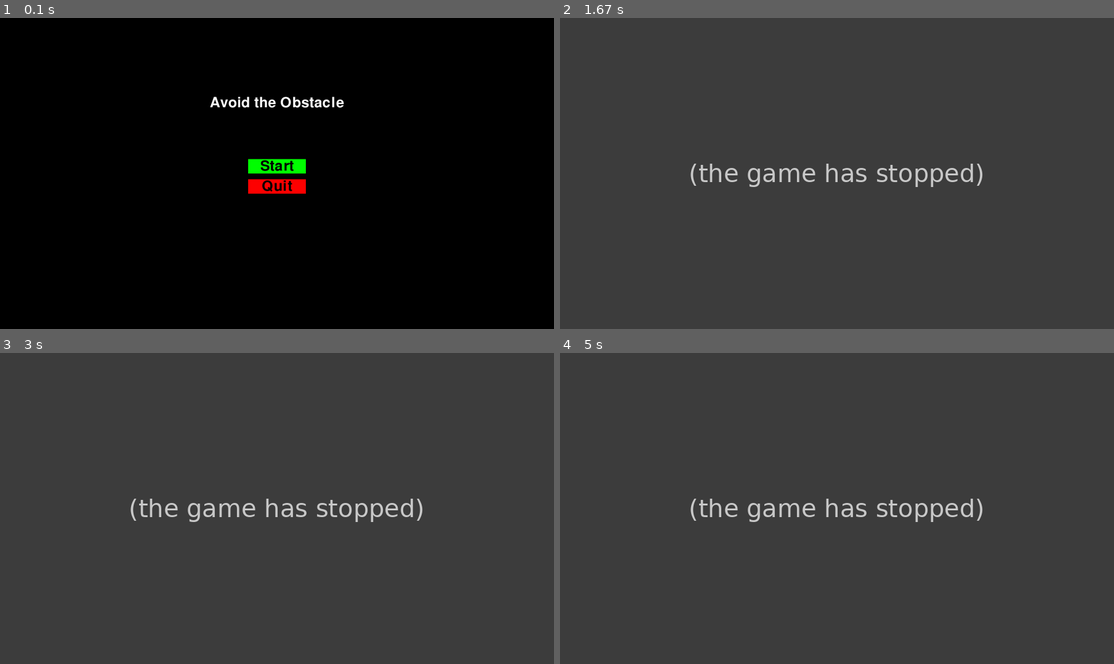
Above: before the commit, frames 1-4 (two rows, left to right).
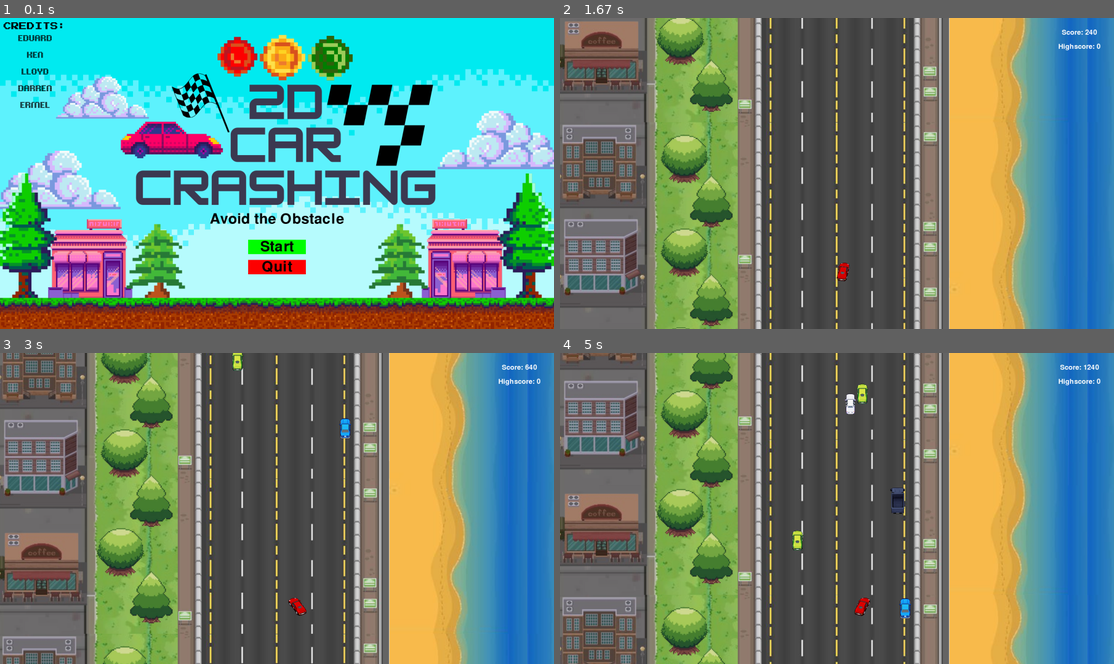
Above: after the commit, the same moments.

Repository: DarrenGuev/GameDevCars
Game: pygame game, started from Test_codes.py
Same seed, same stepped clock (60 frames per second), same inputs: the game is played once before the commit and once after it.
Inputs (mouse positions are in pixels of both pictures, inside the frame that each line leads up to):
- Up to frame 1 (0.1 s): no input
- Up to frame 2 (1.67 s): click "Start" at 0.38 s; hold Esc 0.67-1.13 s; hold Right 0.67-1.13 s; move the mouse to (814, 189) at 0.7 s; click "Restart" at 1.22 s; hold Right from 1.5 s (still down)
- Up to frame 3 (3 s): release Right at 1.97 s; hold Right 2-2.47 s; hold Left from 2.5 s (still down)
- Up to frame 4 (5 s): release Left at 3.03 s; hold Left 3.07-3.47 s; hold Right 3.5-4.13 s; hold Left 4.17-4.63 s; hold Right from 4.67 s (still down)

The runs differ from the first frame. In frame 1, 98% of the frame differs, in the area x 0-100%, y 0-100%; in frame 2, 72%; in frame 3, 72%; in frame 4, 72%.
Before the commit the program exited at 0.68 s; later frames show no game.

Commit message:
pang ilang commit na to

Diff:
--- a/Test_codes.py
+++ b/Test_codes.py
@@ -36,16 +36,24 @@
     # Check if the masks overlap (collision)
     return player_mask.overlap(enemy_mask, (offset_x, offset_y)) is not None
 
+def is_overlapping(car1, car2):
+    """Check if two cars overlap."""
+    car1_rect = car1.get_rect()
+    car2_rect = car2.get_rect()
+    return car1_rect.colliderect(car2_rect)
+
 def display_menu(win, width, height):
     """Display a start menu with Start and Quit buttons"""
     font = pygame.font.Font(None, 74)
-    title_text = font.render("Avoid the Obstacle", True, (255, 255, 255))
-    start_button = pygame.Rect(width // 2 - 100, height // 2 - 50, 200, 50)
-    quit_button = pygame.Rect(width // 2 - 100, height // 2 + 20, 200, 50)
+    title_text = font.render("Avoid the Obstacle", True, (0, 0, 0))
+    start_button = pygame.Rect(width // 2 - 100, height // 2 + 230, 200, 50)  # Adjusted y coordinate
+    quit_button = pygame.Rect(width // 2 - 100, height // 2 + 300, 200, 50)  # Adjusted y coordinate
+    background = pygame.image.load('background.png')
+
 
     while True:
-        win.fill((0, 0, 0))  # Black background
-        win.blit(title_text, (width // 2 - title_text.get_width() // 2, height // 4))
+        win.blit(background, (0,0))
+        win.blit(title_text, (width // 2 - title_text.get_width() // 2, height // 1.60))
 
         # Draw buttons
         pygame.draw.rect(win, (0, 255, 0), start_button)  # Green button for Start
@@ -72,6 +80,47 @@
                 elif quit_button.collidepoint(mouse_pos):
                     pygame.quit()
                     sys.exit()
+def game_over_menu(win, width, height):
+    # Capture the current game screen (screenshot)
+    game_screenshot = win.copy()  # Copy the current display surface
+
+    # Show the menu using the game screenshot as the background
+    running = True
+    while running:
+        win.blit(game_screenshot, (0, 0))  # Display the screenshot as the background
+
+        # Define your button sizes and positions
+        restart_button = pygame.Rect(width // 2 - 100, height // 2 - 50, 200, 70)
+        quit_button = pygame.Rect(width // 2 - 100, height // 2 + 12, 200, 65)
+
+        # Draw buttons with transparent color over the background
+        pygame.draw.rect(win, (255, 0, 0), restart_button)  # Red button for restart
+        pygame.draw.rect(win, (0, 0, 255), quit_button)     # Blue button for quit
+
+        # Add text to the buttons
+        font = pygame.font.SysFont("comicsans", 38)
+        restart_text = font.render("Restart", True, (255, 255, 255))
+        quit_text = font.render("Quit", True, (255, 255, 255))
+
+        # Draw text on buttons
+        win.blit(restart_text, (restart_button.x + 40, restart_button.y + 10))
+        win.blit(quit_text, (quit_button.x + 70, quit_button.y + 10))
+
+        # Update the display to show the buttons
+        pygame.display.update()
+
+        # Handle events
+        for event in pygame.event.get():
+            if event.type == pygame.QUIT:
+                pygame.quit()
+                quit()
+
+            if event.type == pygame.MOUSEBUTTONDOWN:
+                if restart_button.collidepoint(event.pos):
+                    return "RESTART"  # Return "restart" when the restart button is clicked
+                elif quit_button.collidepoint(event.pos):
+                    return "QUIT"  # Return "quit" when the quit button is clicked
+
 
 def main():
     pygame.init()
@@ -80,7 +129,7 @@
     # Display the menu
     display_menu(game_window.win, game_window.width, game_window.height)
 
-    # Load obstacle images
+    # load images
     enemyCar5 = pygame.image.load('enemyCar5.png').convert_alpha()
     enemyCar5 = pygame.transform.scale(enemyCar5, (40, 70))
     enemyCar8 = pygame.image.load('enemyCar8.png').convert_alpha()
@@ -101,79 +150,110 @@
     enemyCar16 = pygame.transform.scale(enemyCar16, (40, 70))
     enemyCar18 = pygame.image.load('enemyCar18.png').convert_alpha()
     enemyCar18 = pygame.transform.scale(enemyCar18, (40, 70))
+    enemyCar19 = pygame.image.load('enemyCar19.png').convert_alpha()
+    enemyCar19 = pygame.transform.scale(enemyCar19, (40, 70))
+    enemyCar20 = pygame.image.load('enemyCar20.png').convert_alpha()
+    enemyCar20 = pygame.transform.scale(enemyCar20, (40, 70))
+    enemyCar21 = pygame.image.load('enemyCar21.png').convert_alpha()
+    enemyCar21 = pygame.transform.scale(enemyCar21, (40, 70))
+    enemyCar22 = pygame.image.load('enemyCar22.png').convert_alpha()
+    enemyCar22 = pygame.transform.scale(enemyCar22, (40, 70))
+    enemyCar23 = pygame.image.load('enemyCar23.png').convert_alpha()
+    enemyCar23 = pygame.transform.scale(enemyCar23, (40, 70))
+    enemyCar24 = pygame.image.load('enemyCar24.png').convert_alpha()
+    enemyCar24 = pygame.transform.scale(enemyCar24, (40, 70))
+
 
     obstacle_car_images = [enemyCar5, enemyCar8, enemyCar9, enemyCar10, enemyCar11,
-                           enemyCar12, enemyCar13, enemyCar14, enemyCar16, enemyCar18]
-
-    man = player_test(910, 850, 90, 90)
-    collision1 = 830
-    collision2 = 1250
-    enemies = [Obstacle(random.randrange(collision1, collision2), -random.randint(0, game_window.height), 90, 90, random.choice(obstacle_car_images)) for _ in range(4)]
-    running = True
-
-    # Timer for speed increase
-    speed_increase_timer = 0
-    speed_increase_interval = 10  # Increase speed
-    speed_increase_factor = 1.0005  # Increase speed by 5% every interval
-
-    # Speed limits
-    max_scroll_speed = 40
-    max_obstacle_speed = 60
-    max_player_speed = 20
-
-    # Main game loop
-    while running:
-        game_window.clock.tick(30)
-
-        for event in pygame.event.get():
-            if event.type == pygame.QUIT:
-                running = False
-            elif event.type == pygame.KEYDOWN:
-                if event.key == pygame.K_ESCAPE:
-                    running = False
-
-        keys = pygame.key.get_pressed()
-        if keys[pygame.K_LEFT] and man.x > collision1 - man.width - man.vel:
-            man.x -= man.vel
-            man.left = True
-            man.right = False
-        elif keys[pygame.K_RIGHT] and man.x < collision2 - man.width - man.vel:
-            man.x += man.vel
-            man.left = False
-            man.right = True
-        else:
-            man.left = False
-            man.right = False
-            man.walkCount = 0
-
-        game_window.increase_score()
-
-        for enemy in enemies:
-            enemy.y += enemy.obstacle_speed
-            if enemy.y > game_window.height:
-                enemy.y = 0 - enemy.height
-                enemy.x = random.randrange(700, 1100)
-                enemy.image = random.choice(obstacle_car_images)
-                enemy.mask = enemy.create_mask(enemy.image)  # Re-create the mask after resetting image
-
-            # Check for pixel-perfect collision between player and enemy using masks
-            if check_collision(man, enemy):
-                print("Collision detected!")
-                running = False  # Stop the game if collision occurs
-
-        # Increase game speed over time
-        speed_increase_timer += game_window.clock.get_time()
-        if speed_increase_timer >= speed_increase_interval:
-            game_window.scroll_speed = min(game_window.scroll_speed * speed_increase_factor, max_scroll_speed)
+                           enemyCar12, enemyCar13, enemyCar14, enemyCar16, enemyCar18, enemyCar19,
+                           enemyCar20, enemyCar21, enemyCar22, enemyCar23, enemyCar24]
+
+      # Main outer game loop
+    while True:
+        man = player_test(910, 850, 90, 90)
+        collision1 = 850
+        collision2 = 1250
+        enemies = [Obstacle(random.randrange(720, collision2), -random.randint(0, game_window.height), 90, 90, random.choice(obstacle_car_images)) for _ in range(5)]
+        running = True
+
+        # Timer for speed increase
+        speed_increase_timer = 0
+        speed_increase_interval = 10  # Increase speed interval
+        speed_increase_factor = 1.0005  # Increase speed by 5% every interval
+        max_scroll_speed = 40
+        max_obstacle_speed = 60
+        max_player_speed = 20
+
+        # Game loop for running the game
+        while running:
+            game_window.clock.tick(30)
+
+            for event in pygame.event.get():
+                if event.type == pygame.QUIT:
+                    pygame.quit()
+                    sys.exit()
+                elif event.type == pygame.KEYDOWN:
+                    if event.key == pygame.K_ESCAPE:
+                        running = False
+
+            keys = pygame.key.get_pressed()
+            if keys[pygame.K_LEFT] and man.x > collision1 - man.width - man.vel:
+                man.x -= man.vel
+                man.left = True
+                man.right = False
+            elif keys[pygame.K_RIGHT] and man.x < collision2 - man.width - man.vel:
+                man.x += man.vel
+                man.left = False
+                man.right = True
+            else:
+                man.left = False
+                man.right = False
+                man.walkCount = 0
+
+            game_window.increase_score()
+
             for enemy in enemies:
-                enemy.obstacle_speed = min(enemy.obstacle_speed * speed_increase_factor, max_obstacle_speed)
-            man.vel = min(man.vel * speed_increase_factor, max_player_speed)
-            speed_increase_timer = 0
-
-        game_window.redraw_game_window(man, enemies)
-
-    pygame.quit()
-    sys.exit()
+                enemy.y += enemy.obstacle_speed
+                if enemy.y > game_window.height:
+                    # Reset the enemy position to the top
+                    enemy.y = 0 - enemy.height
+                    # Randomize x-position and ensure no overlap with others
+                    while True:
+                        new_x = random.randrange(720, collision2 - enemy.width)
+                        enemy.x = new_x
+                        overlap = False
+                        for other_enemy in enemies:
+                            if other_enemy != enemy and is_overlapping(enemy, other_enemy):
+                                overlap = True
+                                break
+                        if not overlap:
+                            break
+                    enemy.image = random.choice(obstacle_car_images)
+                    enemy.mask = enemy.create_mask(enemy.image)
+
+                if check_collision(man, enemy):
+                    print("Collision detected!")
+                    running = False  # Stop the game when collision occurs
+
+            speed_increase_timer += game_window.clock.get_time()
+            if speed_increase_timer >= speed_increase_interval:
+                game_window.scroll_speed = min(game_window.scroll_speed * speed_increase_factor, max_scroll_speed)
+                for enemy in enemies:
+                    enemy.obstacle_speed = min(enemy.obstacle_speed * speed_increase_factor, max_obstacle_speed)
+                man.vel = min(man.vel * speed_increase_factor, max_player_speed)
+                speed_increase_timer = 0
+
+            # Draw everything
+            game_window.redraw_game_window(man, enemies)
+
+            if not running:
+                result = game_over_menu(game_window.win, game_window.width, game_window.height)
+                if result == "RESTART":
+                    running = True  # Set running to True to restart the loop
+                    break  # Break this loop to restart the game
+                elif result == "QUIT":
+                    pygame.quit()
+                    sys.exit()
 
 if __name__ == "__main__":
     main()
